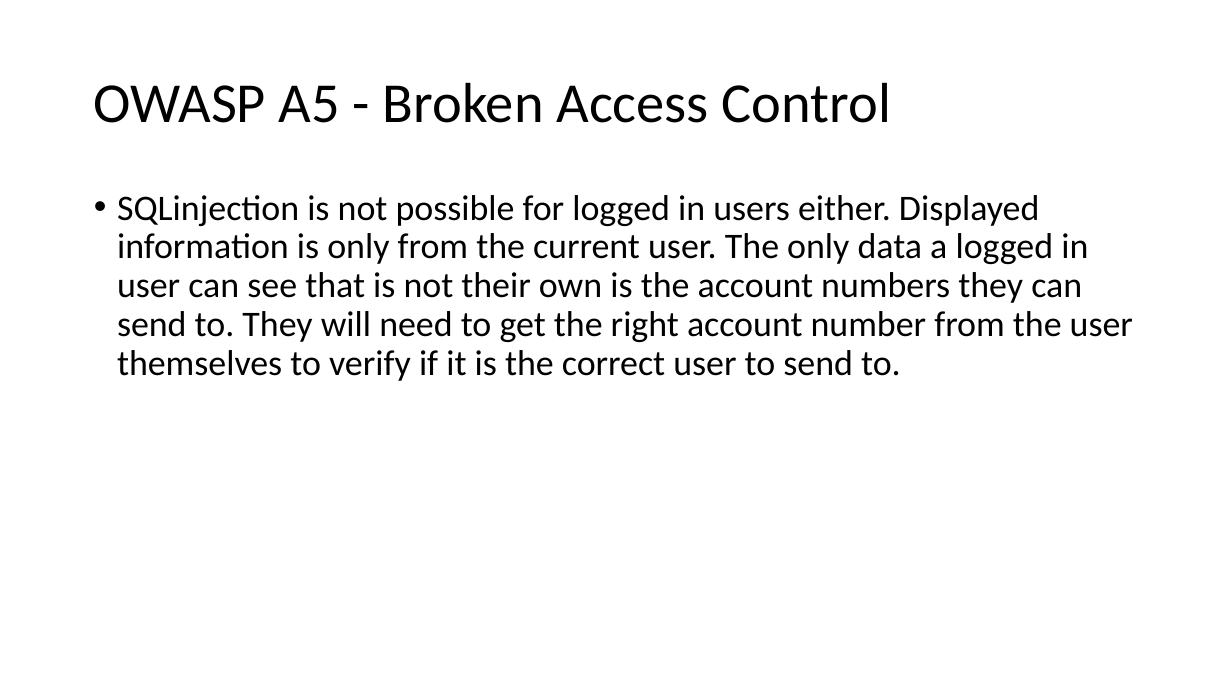
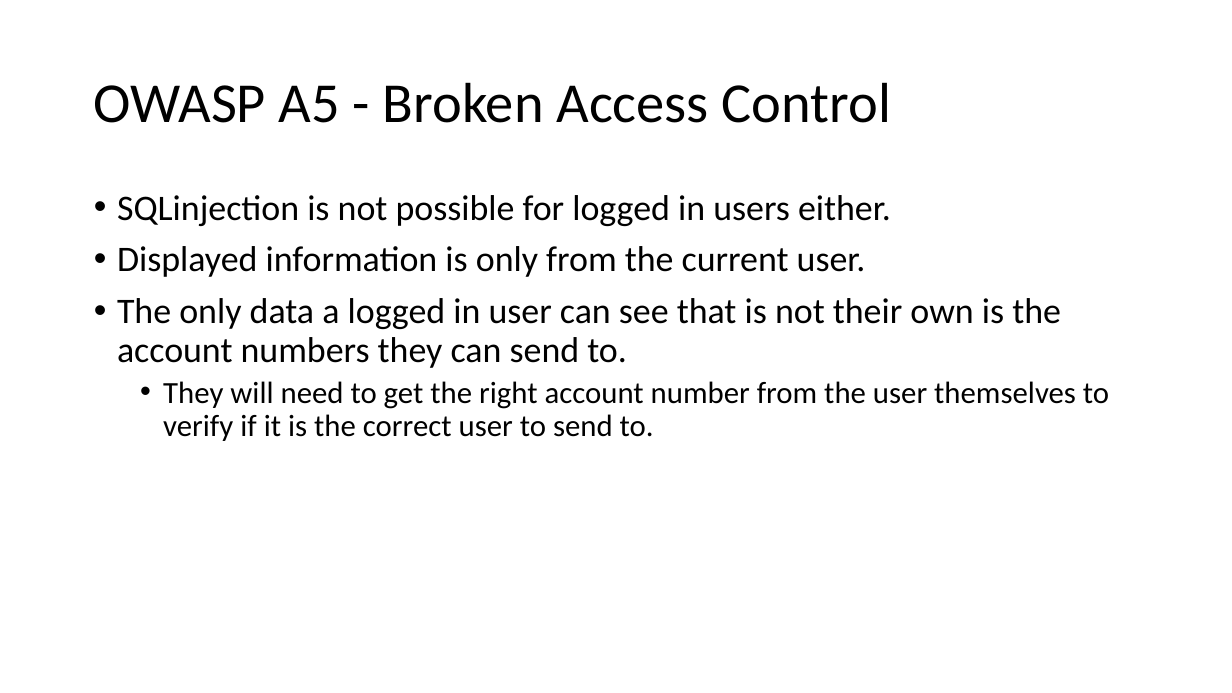
Before and after one commit to jkunnas58/dat250_netbank_fall_2020, a slide deck: slide 15 of Project_report_group_9.pptx. Drawn at 1232x693 pixels with LibreOffice and Linux fonts; fonts in the diff are those of the drawing. Boxes give left, top, right and bottom in pixels: in the first picture for what was removed or moved away, otherwise in the second. Text is boxed around its words. In the diff, an @@ line names an element or a change of style, - is before the commit and + after.

```diff
--- a/Project_report_group_9.pptx
+++ b/Project_report_group_9.pptx
@@ text at bbox=[117, 195, 1109, 441]: text changed @@
-• SQLinjection is not possible for logged in users either. Displayed information is only from the current user. The only data a logged in user can see that is not their own is the account numbers they can send to. They will need to get the right account number from the user themselves to verify if it is the correct user to send to.
+• SQLinjection is not possible for logged in users either.
+• Displayed information is only from the current user.
+• The only data a logged in user can see that is not their own is the account numbers they can send to.
+  • They will need to get the right account number from the user themselves to verify if it is the correct user to send to.
```
Also in this commit, not shown: 3 other slides changed.
